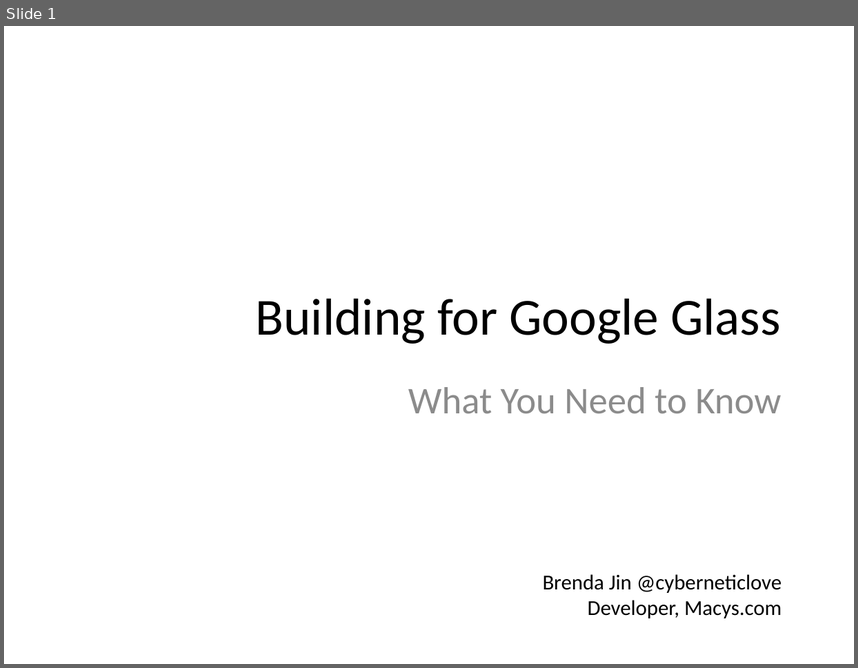
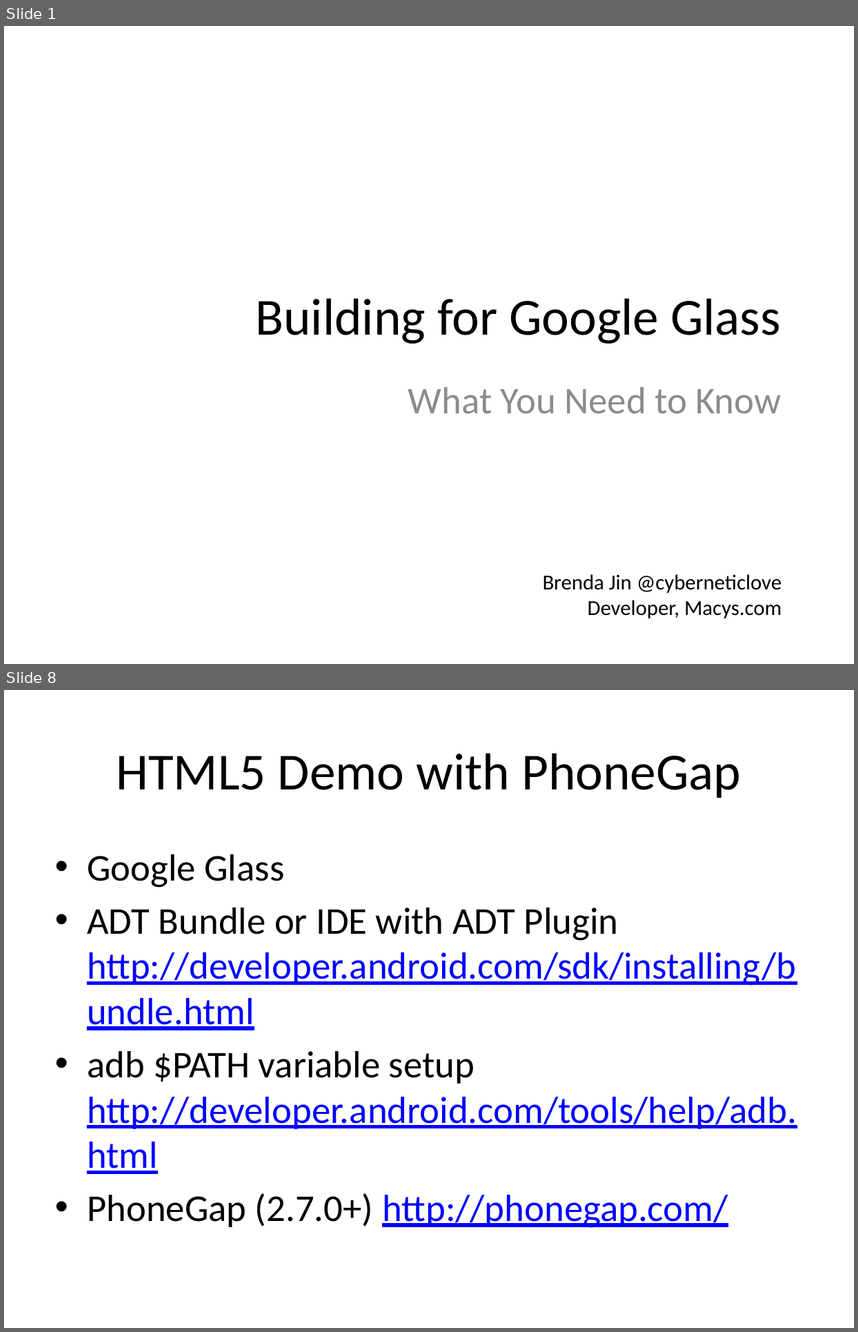
Before and after one commit to brendajin/presentations, a slide deck: Apigee_Glass.pptx. Shown one above the other, each under a label of ours: slide 1 before the commit, slides 1 and 8 after it; the slides between them are not shown. The pictures are 858x668 and 858x1332 pixels, drawn with LibreOffice and Linux fonts; fonts in the diff are those of the drawing. Boxes give left, top, right and bottom in pixels: in the first picture for what was removed or moved away, otherwise in the second. Text is boxed around its words. In the diff, an @@ line names an element or a change of style, - is before the commit and + after.

Commit message:
more slides added

```diff
--- a/Apigee_Glass.pptx
+++ b/Apigee_Glass.pptx
@@ slide 8 added at box(4, 690, 854, 1328), background #FFFFFF @@
@@ title added at box(116, 753, 741, 798), 44 pt, text #000000 @@
+HTML5 Demo with PhoneGap
@@ text added at box(87, 854, 797, 1228), 32 pt, text #0000FF, underline @@
+• Google Glass
+• ADT Bundle or IDE with ADT Plugin http://developer.android.com/sdk/installing/bundle.html
+• adb $PATH variable setup http://developer.android.com/tools/help/adb.html
+• PhoneGap (2.7.0+) http://phonegap.com/
```
Also in this commit, not shown: 6 other slides added.
